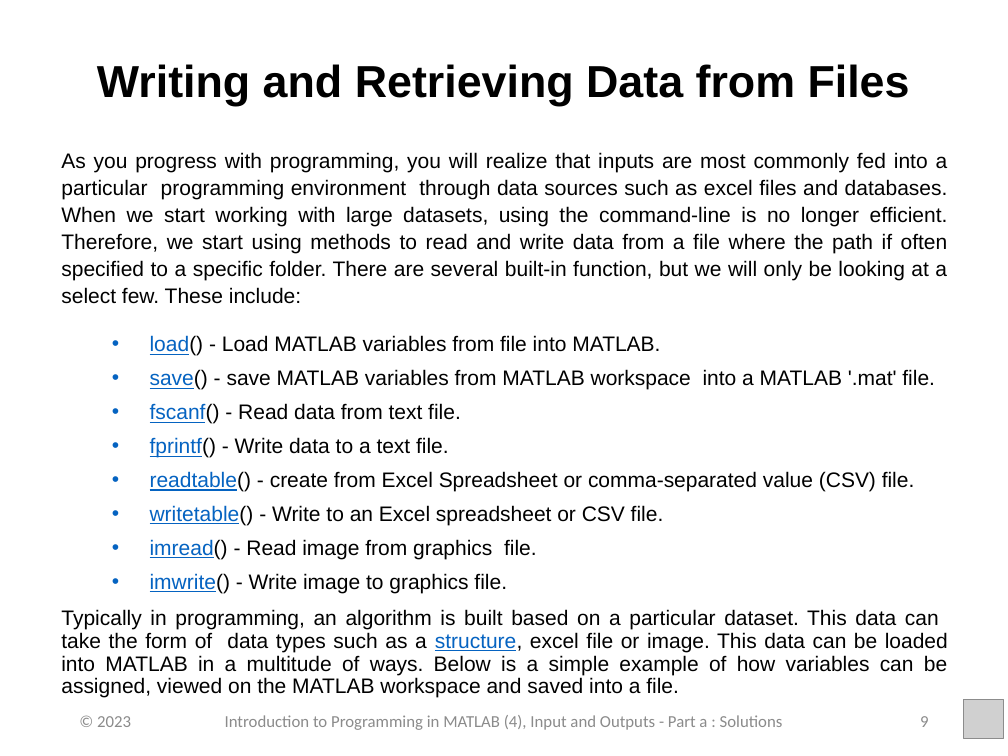
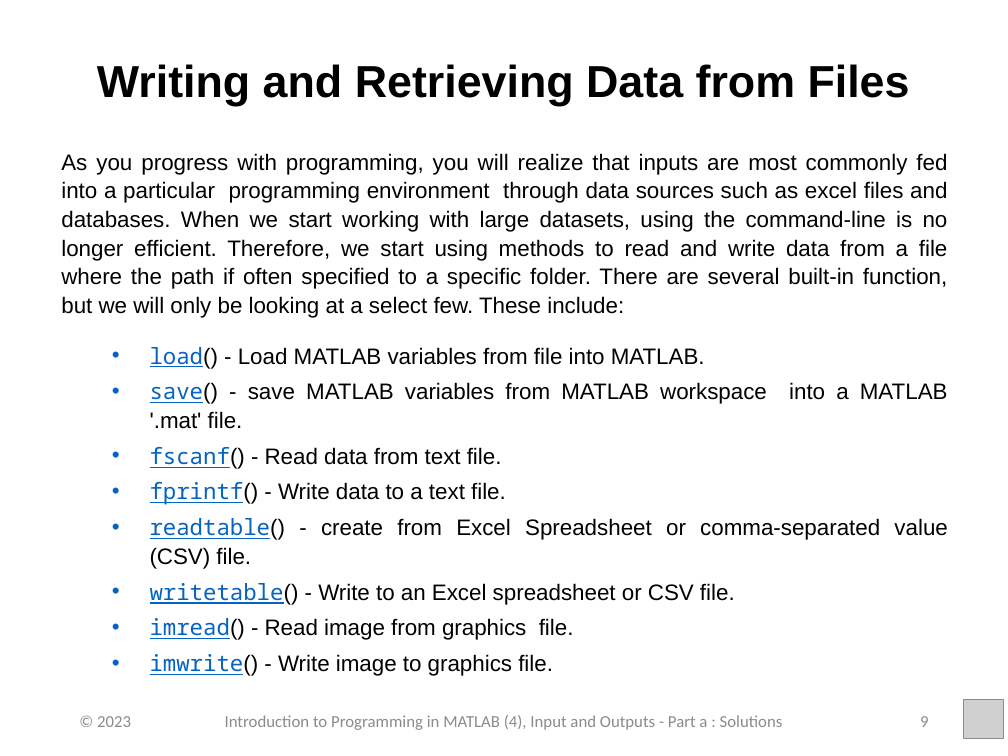
Before and after one commit to jedekoru/Introduction-to-Programming-in-MATLAB, a slide deck: slide 9 of Week 4 - Inputs and Outputs/PowerPoint Presentations/Week_4_Part_1_Inputs_and_Outputs.pptx. Drawn at 1008x756 pixels with LibreOffice and Linux fonts; fonts in the diff are those of the drawing; grey boxes stand for pictures. Boxes give left, top, right and bottom in pixels: in the first picture for what was removed or moved away, otherwise in the second. Text is boxed around its words. In the diff, an @@ line names an element or a change of style, - is before the commit and + after.

```diff
--- a/Week 4 - Inputs and Outputs/PowerPoint Presentations/Week_4_Part_1_Inputs_and_Outputs.pptx
+++ b/Week 4 - Inputs and Outputs/PowerPoint Presentations/Week_4_Part_1_Inputs_and_Outputs.pptx
@@ text "As you progress with programming, ..." at (x1=61, y1=153, x2=948, y2=676): size 15 to 16 pt; font Arial to Noto Sans Mono in "load()", "save()", "fscanf()", "fprintf()" and 4 more places @@
@@ text at (x1=61, y1=609, x2=948, y2=698): paragraph removed @@
-Typically in programming, an algorithm is built based on a particular dataset. This data can take the form of data types such as a structure, excel file or image. This data can be loaded into MATLAB in a multitude of ways. Below is a simple example of how variables can be assigned, viewed on the MATLAB workspace and saved into a file.
```
Also in this commit, not shown: 14 other slides changed, 1 slide added, 42 other files.
